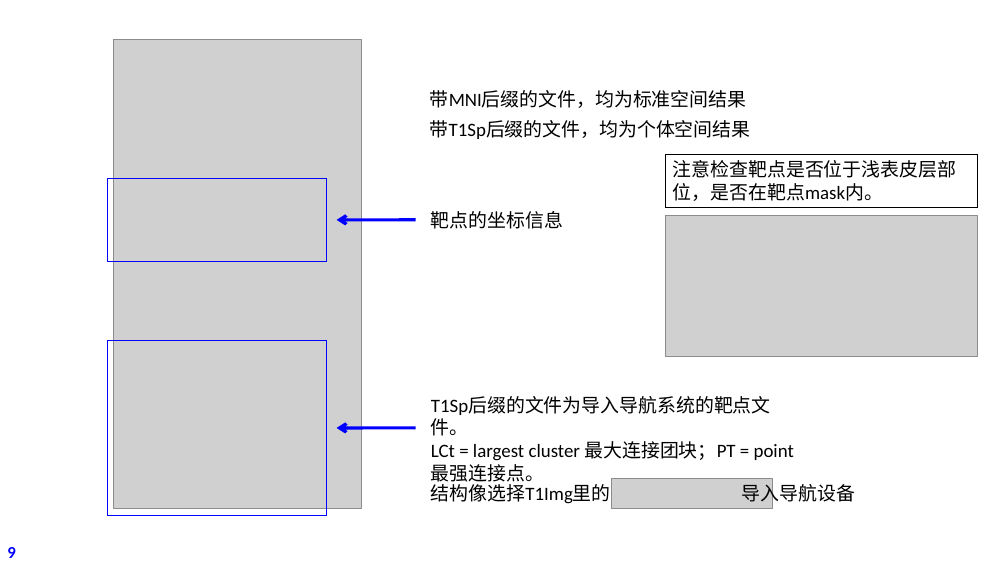
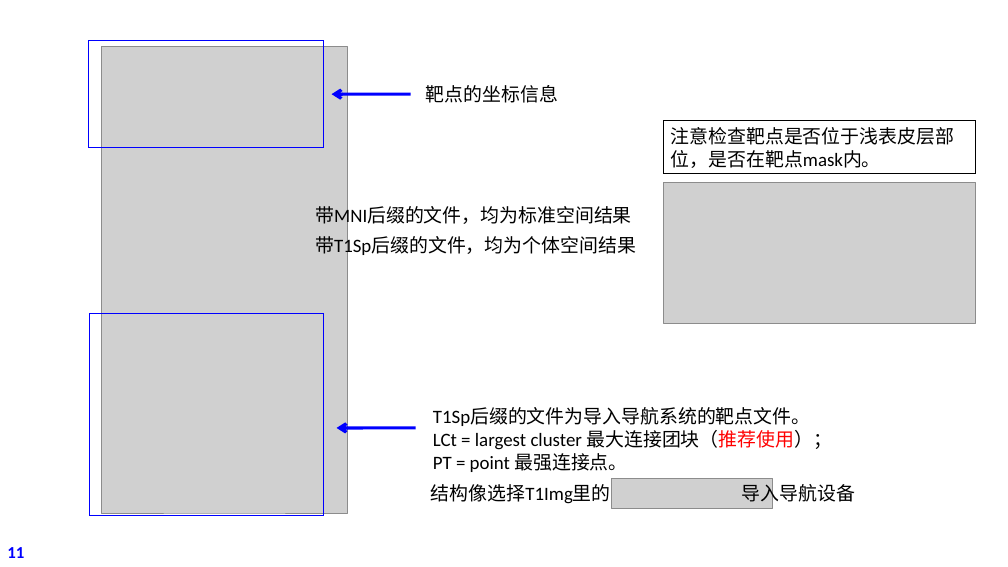
Before and after one commit to jigongjun/Neuroimaging-and-Neuromodulation, a slide deck: slide 11 of 2022 TMStargetManualV3.ppt (slide 9 before the commit). Drawn at 1008x567 pixels with LibreOffice and Linux fonts; fonts in the diff are those of the drawing; grey boxes stand for pictures. Boxes give left, top, right and bottom in pixels: in the first picture for what was removed or moved away, otherwise in the second. Text is boxed around its words. In the diff, an @@ line names an element or a change of style, - is before the commit and + after.

```diff
--- a/2022 TMStargetManualV3.ppt
+++ b/2022 TMStargetManualV3.ppt
@@ rectangle: place and size @@
-rectangle at (107,178,326,261)
+rectangle at (88,40,323,147)
@@ picture: place and size @@
-picture at (113,39,361,508)
+picture at (101,46,347,513)
@@ text "靶点的坐标信息": place and size @@
-text "靶点的坐标信息" at (431,211,563,229)
+text "靶点的坐标信息" at (426,85,558,103)
@@ arrow moved from (416, 220) - (336, 220) to (410, 94) - (332, 94) @@
@@ rectangle "注意检查靶点是否位于浅表皮层部位，是否在靶点mask内。": place and size @@
-rectangle "注意检查靶点是否位于浅表皮层部位，是否在靶点mask内。" at (665,154,978,207)
+rectangle "注意检查靶点是否位于浅表皮层部位，是否在靶点mask内。" at (663,121,976,174)
@@ text "带MNI后缀的文件，均为标准空间结果" rewrapped from (430,90,747,108) to (315,203,632,228) @@
@@ picture: place and size @@
-picture at (665,216,978,357)
+picture at (663,182,976,323)
@@ text "带T1Sp后缀的文件，均为个体空间结果" rewrapped from (430,120,751,139) to (315,232,636,257) @@
@@ rectangle: place and size @@
-rectangle at (107,340,326,515)
+rectangle at (89,314,323,515)
@@ text "T1Sp后缀的文件为导入导航系统的靶点文件。": place and size @@
-text "T1Sp后缀的文件为导入导航系统的靶点文件。" at (431,418,794,485)
+text "T1Sp后缀的文件为导入导航系统的靶点文件。" at (433,408,832,472)
@@ text at (433,430,832,472): text changed @@
-LCt = largest cluster 最大连接团块；PT = point 最强连接点。
+LCt = largest cluster 最大连接团块（推荐使用）；
+PT = point 最强连接点。
@@ page number at (7,547,24,558): text changed @@
-9
+11
```
Also in this commit, not shown: 2 other slides changed, 3 slides added.
